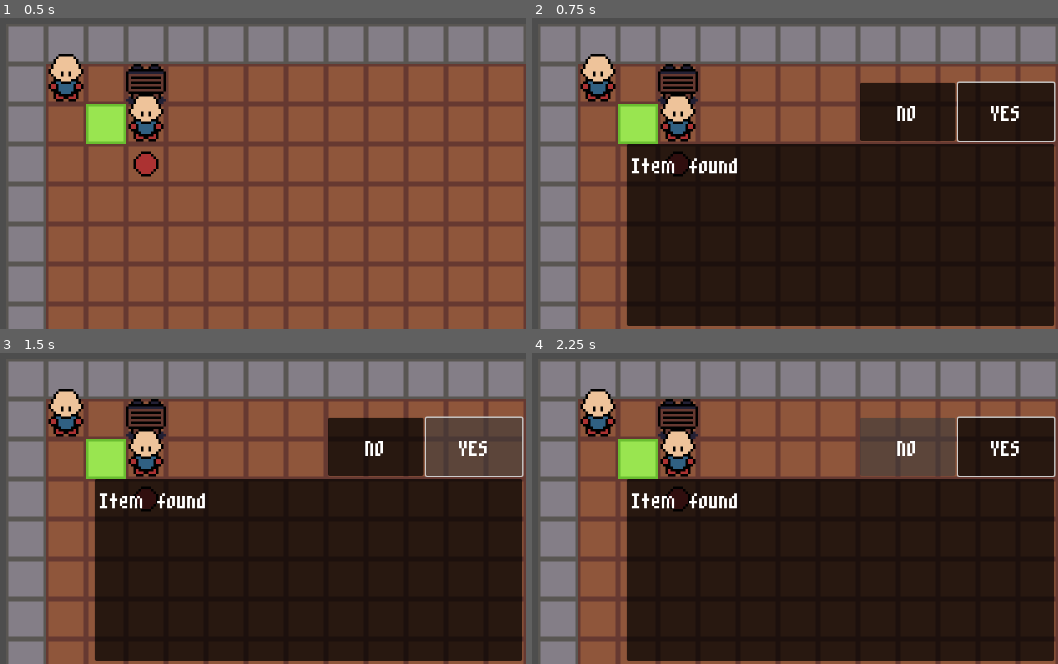
Above: before the commit, frames 1-4 (two rows, left to right).
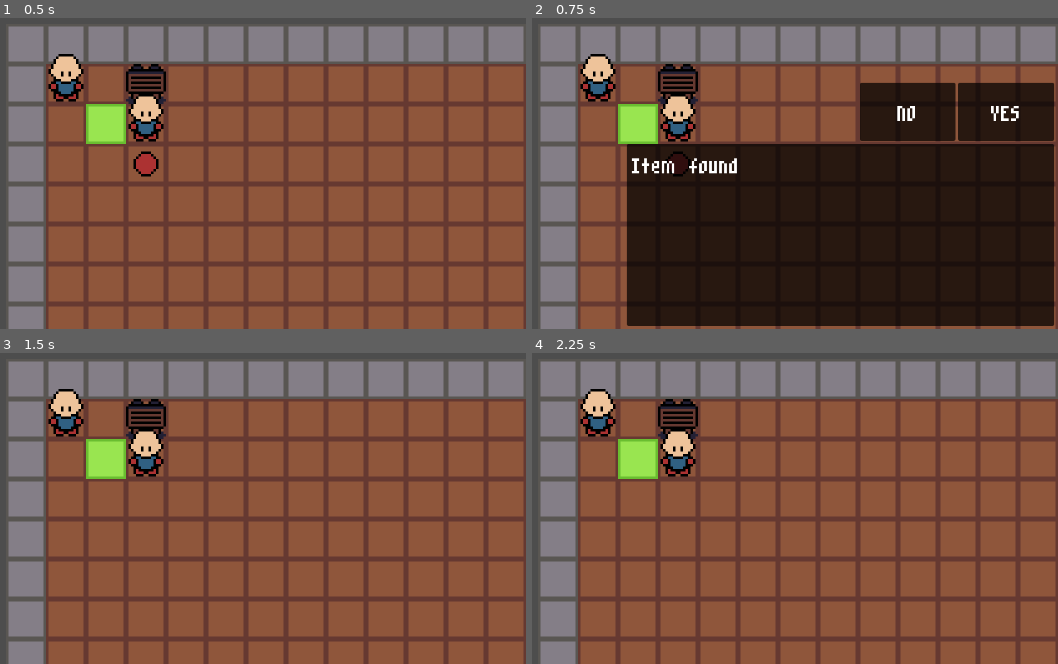
Above: after the commit, the same moments.

Repository: jevonsp/monster-tamer
Game: Godot game, scene res://main/main.tscn
Two runs of this game, one before a commit and one after it. Both use one fixed random seed, a clock stepped at 60 frames per second and the inputs below.
Inputs (mouse positions are in pixels of both pictures, inside the frame that each line leads up to):
- Up to frame 1 (0.5 s): no input
- Up to frame 2 (0.75 s): tap Enter at 0.5 s; move the mouse to (700, 101) at 0.52 s; hold W (up) from 0.53 s (still down); hold Space (yes) from 0.53 s (still down); click (700, 101) at 0.67 s
- Up to frame 3 (1.5 s): release W (up) at 1.25 s; release Space (yes) at 1.25 s; click "YES" at 1.25 s
- Up to frame 4 (2.25 s): click (905, 446) at 2 s, where only the run before the commit has a clickable "NO"

Frame 1 is identical in both runs. In frame 2, 0.3% of the frame differs, in the area x 80-100%, y 20-40%; in frame 3, 55%, in the area x 18-100%, y 20-100%; in frame 4, 55%.

Commit message:
Save point before NPC changes

Diff:
--- a/classes/TypeChart.gd
+++ b/classes/TypeChart.gd
@@ -7,27 +7,25 @@
 	GRASS,
 }
 
-static var efficacy: Dictionary = {
-	not_very = 0.5,
-	normal = 1.0,
-	super_effective = 2.0,
-}
+const NOT_VERY := 0.5
+const NORMAL := 1.0
+const SUPER_EFFECTIVE := 2.0
 
 static var type_chart: Dictionary = {
 	Type.FIRE: {
-		Type.FIRE: &"normal",
-		Type.WATER: &"not_very",
-		Type.GRASS: &"super_effective",
+		Type.FIRE: NORMAL,
+		Type.WATER: NOT_VERY,
+		Type.GRASS: SUPER_EFFECTIVE,
 	},
 	Type.WATER: {
-		Type.FIRE: &"super_effective",
-		Type.WATER: &"normal",
-		Type.GRASS: &"not_very",
+		Type.FIRE: SUPER_EFFECTIVE,
+		Type.WATER: NORMAL,
+		Type.GRASS: NOT_VERY,
 	},
 	Type.GRASS: {
-		Type.FIRE: &"not_very",
-		Type.WATER: &"super_effective",
-		Type.GRASS: &"normal",
+		Type.FIRE: NOT_VERY,
+		Type.WATER: SUPER_EFFECTIVE,
+		Type.GRASS: NORMAL,
 	},
 }
 
--- a/main/main.gd
+++ b/main/main.gd
@@ -6,8 +6,8 @@
 func _ready() -> void:
 	get_window().grab_focus()
 	get_window().size = Vector2i(1280, 720)
-	Input.set_mouse_mode(Input.MOUSE_MODE_HIDDEN)
-	Input.set_mouse_mode(Input.MOUSE_MODE_CAPTURED)
+	#Input.set_mouse_mode(Input.MOUSE_MODE_HIDDEN)
+	#Input.set_mouse_mode(Input.MOUSE_MODE_CAPTURED)
 	var monster = PISTOL_SHRIMP.set_up(1)
 	player.add(monster)
 
@@ -18,5 +18,6 @@
 
 
 func _input(event):
-	if event is InputEventMouse:
-		get_viewport().set_input_as_handled()
+	pass
+	#if event is InputEventMouse:
+		#get_viewport().set_input_as_handled()
--- a/main/main.tscn
+++ b/main/main.tscn
@@ -76,7 +76,9 @@
 
 [node name="NPC" parent="." unique_id=431393256 instance=ExtResource("8_67ri8")]
 position = Vector2(16, 16)
+direction = 4
 is_question = true
+facing_vec = Vector2(1, 0)
 
 [node name="NPCRespawnComponent" parent="NPC" unique_id=1019413968 instance=ExtResource("10_0i4oc")]
 
--- a/world_objects/interactable/npc/npc.gd
+++ b/world_objects/interactable/npc/npc.gd
@@ -1,7 +1,8 @@
 @tool
 class_name NPC
 extends CharacterBody2D
-enum Direction {UP, DOWN, LEFT, RIGHT}
+enum Direction {NONE, UP, DOWN, LEFT, RIGHT}
+const TILE_SIZE: int = 16
 @export var direction: Direction = Direction.DOWN:
 	set(value):
 		direction = value
@@ -10,7 +11,7 @@
 @export_multiline var dialogue: Array[String] = [""]
 @export var is_autocomplete: bool = false
 @export var is_question: bool = false
-@export var facing_dir: Vector2 = Vector2.DOWN
+@export var facing_vec: Vector2 = Vector2.DOWN
 @onready var animation_player: AnimationPlayer = $AnimationPlayer
 var components: Array[NPCComponent] = []
 
@@ -55,13 +56,13 @@
 
 func _turn_to_body(body: CharacterBody2D) -> void:
 	var dir = (body.global_position - global_position).normalized()
-	if dir == get_vector():
+	if dir == _vector_from_dir(direction):
 		return
-	_turn_to_dir(dir)
+	_turn_to_vec(dir)
 
 
-func _turn_to_dir(dir: Vector2) -> void:
-	match dir:
+func _turn_to_vec(vec: Vector2) -> void:
+	match vec:
 		Vector2.UP:
 			animation_player.play("TurnUp")
 			direction = Direction.UP
@@ -74,10 +75,34 @@
 		Vector2.RIGHT:
 			animation_player.play("TurnRight")
 			direction = Direction.RIGHT
+	facing_vec = _vector_from_dir(direction)
+	print("would turn to %s" % [facing_vec])
+	await animation_player.animation_finished
 
 
-func get_vector() -> Vector2:
-	match direction:
+func _walk_to_tile(pos: Vector2) -> void:
+	var vec = (pos - global_position)
+	var dir = Direction.keys()[_direction_from_vector(vec.normalized())]
+	var count: int
+	if abs(vec.x) > 0:
+		count = abs(int(vec.x / TILE_SIZE))
+	else:
+		count = abs(int(vec.y / TILE_SIZE))
+	if not _is_facing(vec.normalized()):
+		await _turn_to_vec(vec.normalized())
+	_walk_tiles(dir, count)
+
+
+func _walk_tiles(dir, count) -> void:
+	print("%s tile in %s direction" % [count, dir])
+
+
+func _is_facing(dir: Vector2) -> bool:
+	return _vector_from_dir(direction) == dir
+
+
+func _vector_from_dir(dir: Direction) -> Vector2:
+	match dir:
 		Direction.UP:
 			return Vector2.UP
 		Direction.DOWN:
@@ -88,6 +113,20 @@
 			return Vector2.RIGHT
 		_:
 			return Vector2.ZERO
+
+
+func _direction_from_vector(vector: Vector2) -> Direction:
+	match vector:
+		Vector2.UP:
+			return Direction.UP
+		Vector2.DOWN:
+			return Direction.DOWN
+		Vector2.LEFT:
+			return Direction.LEFT
+		Vector2.RIGHT:
+			return Direction.RIGHT
+		_:
+			return Direction.NONE
 
 
 func _say_dialogue(d: Array[String] = [""], autocomplete = null, question = null) -> void:
@@ -101,3 +140,23 @@
 	var player = get_tree().get_first_node_in_group("player")
 	for c in components:
 		c.trigger(player)
+
+
+func _on_left_pressed() -> void:
+	var tar = global_position + Vector2(-TILE_SIZE, 0)
+	_walk_to_tile(tar)
+
+
+func _on_right_pressed() -> void:
+	var tar = global_position + Vector2(TILE_SIZE, 0)
+	_walk_to_tile(tar)
+
+
+func _on_up_pressed() -> void:
+	var tar = global_position + Vector2(0, -TILE_SIZE)
+	_walk_to_tile(tar)
+
+
+func _on_down_pressed() -> void:
+	var tar = global_position + Vector2(0, TILE_SIZE)
+	_walk_to_tile(tar)
--- a/world_objects/interactable/npc/npc.tscn
+++ b/world_objects/interactable/npc/npc.tscn
@@ -394,6 +394,126 @@
 &"WalkUp": SubResource("Animation_kb6p2")
 }
 
+[sub_resource type="AnimationNodeAnimation" id="AnimationNodeAnimation_vb6mh"]
+animation = &"IdleDown"
+
+[sub_resource type="AnimationNodeAnimation" id="AnimationNodeAnimation_3l580"]
+animation = &"IdleUp"
+
+[sub_resource type="AnimationNodeAnimation" id="AnimationNodeAnimation_ihykk"]
+animation = &"IdleLeft"
+
+[sub_resource type="AnimationNodeAnimation" id="AnimationNodeAnimation_3dqs0"]
+animation = &"IdleRight"
+
+[sub_resource type="AnimationNodeBlendSpace2D" id="AnimationNodeBlendSpace2D_g6k8r"]
+blend_point_0/node = SubResource("AnimationNodeAnimation_vb6mh")
+blend_point_0/pos = Vector2(0, 1)
+blend_point_1/node = SubResource("AnimationNodeAnimation_3l580")
+blend_point_1/pos = Vector2(0, -1)
+blend_point_2/node = SubResource("AnimationNodeAnimation_ihykk")
+blend_point_2/pos = Vector2(-1, 0)
+blend_point_3/node = SubResource("AnimationNodeAnimation_3dqs0")
+blend_point_3/pos = Vector2(1, 0)
+blend_mode = 1
+
+[sub_resource type="AnimationNodeBlendSpace2D" id="AnimationNodeBlendSpace2D_boad6"]
+
+[sub_resource type="AnimationNodeAnimation" id="AnimationNodeAnimation_du8rd"]
+animation = &"TurnLeft"
+
+[sub_resource type="AnimationNodeAnimation" id="AnimationNodeAnimation_2xj3p"]
+animation = &"TurnRight"
+
+[sub_resource type="AnimationNodeAnimation" id="AnimationNodeAnimation_qlwsg"]
+animation = &"TurnUp"
+
+[sub_resource type="AnimationNodeAnimation" id="AnimationNodeAnimation_514qu"]
+animation = &"TurnDown"
+
+[sub_resource type="AnimationNodeBlendSpace2D" id="AnimationNodeBlendSpace2D_rgyib"]
+blend_point_0/node = SubResource("AnimationNodeAnimation_du8rd")
+blend_point_0/pos = Vector2(-1, 0)
+blend_point_1/node = SubResource("AnimationNodeAnimation_2xj3p")
+blend_point_1/pos = Vector2(1, 0)
+blend_point_2/node = SubResource("AnimationNodeAnimation_qlwsg")
+blend_point_2/pos = Vector2(0, -1)
+blend_point_3/node = SubResource("AnimationNodeAnimation_514qu")
+blend_point_3/pos = Vector2(0, 1)
+
+[sub_resource type="AnimationNodeAnimation" id="AnimationNodeAnimation_uo82y"]
+animation = &"WalkDown"
+
+[sub_resource type="AnimationNodeAnimation" id="AnimationNodeAnimation_wrqyr"]
+animation = &"WalkUp"
+
+[sub_resource type="AnimationNodeAnimation" id="AnimationNodeAnimation_vi6t5"]
+animation = &"WalkLeft"
+
+[sub_resource type="AnimationNodeAnimation" id="AnimationNodeAnimation_onged"]
+animation = &"WalkRight"
+
+[sub_resource type="AnimationNodeBlendSpace2D" id="AnimationNodeBlendSpace2D_hg6s5"]
+blend_point_0/node = SubResource("AnimationNodeAnimation_uo82y")
+blend_point_0/pos = Vector2(0, 1)
+blend_point_1/node = SubResource("AnimationNodeAnimation_wrqyr")
+blend_point_1/pos = Vector2(0, -1)
+blend_point_2/node = SubResource("AnimationNodeAnimation_vi6t5")
+blend_point_2/pos = Vector2(-1, 0)
+blend_point_3/node = SubResource("AnimationNodeAnimation_onged")
+blend_point_3/pos = Vector2(1, 0)
+
+[sub_resource type="AnimationNodeStateMachineTransition" id="AnimationNodeStateMachineTransition_8t03j"]
+advance_mode = 2
+
+[sub_resource type="AnimationNodeStateMachineTransition" id="AnimationNodeStateMachineTransition_2ieo8"]
+advance_mode = 0
+
+[sub_resource type="AnimationNodeStateMachineTransition" id="AnimationNodeStateMachineTransition_ebec5"]
+advance_mode = 0
+
+[sub_resource type="AnimationNodeStateMachineTransition" id="AnimationNodeStateMachineTransition_yllr7"]
+
+[sub_resource type="AnimationNodeStateMachineTransition" id="AnimationNodeStateMachineTransition_kb6p2"]
+advance_mode = 0
+
+[sub_resource type="AnimationNodeStateMachineTransition" id="AnimationNodeStateMachineTransition_wodsf"]
+advance_mode = 0
+
+[sub_resource type="AnimationNodeStateMachineTransition" id="AnimationNodeStateMachineTransition_32hag"]
+advance_mode = 0
+
+[sub_resource type="AnimationNodeStateMachineTransition" id="AnimationNodeStateMachineTransition_tqiix"]
+advance_mode = 0
+
+[sub_resource type="AnimationNodeStateMachineTransition" id="AnimationNodeStateMachineTransition_e7oew"]
+advance_mode = 0
+
+[sub_resource type="AnimationNodeStateMachineTransition" id="AnimationNodeStateMachineTransition_c35mf"]
+advance_mode = 0
+
+[sub_resource type="AnimationNodeStateMachineTransition" id="AnimationNodeStateMachineTransition_65viv"]
+advance_mode = 0
+
+[sub_resource type="AnimationNodeStateMachineTransition" id="AnimationNodeStateMachineTransition_x7c3f"]
+advance_mode = 0
+
+[sub_resource type="AnimationNodeStateMachineTransition" id="AnimationNodeStateMachineTransition_bjvpn"]
+advance_mode = 0
+
+[sub_resource type="AnimationNodeStateMachine" id="AnimationNodeStateMachine_jh6rw"]
+states/End/position = Vector2(785, 124)
+states/Idle/node = SubResource("AnimationNodeBlendSpace2D_g6k8r")
+states/Idle/position = Vector2(350.5, 54.5)
+states/Jump/node = SubResource("AnimationNodeBlendSpace2D_boad6")
+states/Jump/position = Vector2(644.5, 199.5)
+states/Start/position = Vector2(212, 124)
+states/Turn/node = SubResource("AnimationNodeBlendSpace2D_rgyib")
+states/Turn/position = Vector2(350.5, 199.5)
+states/Walk/node = SubResource("AnimationNodeBlendSpace2D_hg6s5")
+states/Walk/position = Vector2(644.5, 54.5)
+transitions = ["Start", "Idle", SubResource("AnimationNodeStateMachineTransition_8t03j"), "Idle", "Turn", SubResource("AnimationNodeStateMachineTransition_2ieo8"), "Turn", "Idle", SubResource("AnimationNodeStateMachineTransition_ebec5"), "Idle", "Jump", SubResource("AnimationNodeStateMachineTransition_yllr7"), "Jump", "Idle", SubResource("AnimationNodeStateMachineTransition_kb6p2"), "Turn", "Jump", SubResource("AnimationNodeStateMachineTransition_wodsf"), "Jump", "Turn", SubResource("AnimationNodeStateMachineTransition_32hag"), "Idle", "Walk", SubResource("AnimationNodeStateMachineTransition_tqiix"), "Jump", "Walk", SubResource("AnimationNodeStateMachineTransition_e7oew"), "Walk", "Idle", SubResource("AnimationNodeStateMachineTransition_c35mf"), "Walk", "Jump", SubResource("AnimationNodeStateMachineTransition_65viv"), "Turn", "Walk", SubResource("AnimationNodeStateMachineTransition_x7c3f"), "Walk", "Turn", SubResource("AnimationNodeStateMachineTransition_bjvpn")]
+
 [node name="NPC" type="CharacterBody2D" unique_id=431393256 groups=["interactable"]]
 collision_layer = 8
 script = ExtResource("1_nhy3c")
@@ -403,12 +523,61 @@
 position = Vector2(8, 8)
 shape = SubResource("RectangleShape2D_gfcum")
 
-[node name="Sprite2D" type="Sprite2D" parent="." unique_id=404050716]
+[node name="Sprite2D" type="Sprite2D" parent="." unique_id=1598010124]
 position = Vector2(8, 8)
 texture = ExtResource("1_2xp5l")
 offset = Vector2(0, -4)
 hframes = 3
 vframes = 3
 
-[node name="AnimationPlayer" type="AnimationPlayer" parent="." unique_id=409434824]
-libraries/ = SubResource("AnimationLibrary_nhy3c")
+[node name="AnimationPlayer" type="AnimationPlayer" parent="." unique_id=763466347]
+libraries/ = SubResource("AnimationLibrary_e0slm")
+
+[node name="AnimationTree" type="AnimationTree" parent="." unique_id=566667100]
+tree_root = SubResource("AnimationNodeStateMachine_jh6rw")
+anim_player = NodePath("../AnimationPlayer")
+parameters/Idle/blend_position = Vector2(0, 0.9482758)
+parameters/Jump/blend_position = Vector2(0, 0)
+parameters/Turn/blend_position = Vector2(0, 0)
+parameters/Walk/blend_position = Vector2(0.071542144, -0.09482753)
+
+[node name="CanvasLayer" type="CanvasLayer" parent="." unique_id=880382688]
+visible = false
+
+[node name="HBoxContainer" type="GridContainer" parent="CanvasLayer" unique_id=893009571]
+offset_right = 384.0
+offset_bottom = 128.0
+columns = 2
+
+[node name="Left" type="Button" parent="CanvasLayer/HBoxContainer" unique_id=247707689]
+custom_minimum_size = Vector2(124, 0)
+layout_mode = 2
+size_flags_horizontal = 3
+size_flags_vertical = 3
+text = "L"
+
+[node name="Right" type="Button" parent="CanvasLayer/HBoxContainer" unique_id=2056794253]
+custom_minimum_size = Vector2(124, 0)
+layout_mode = 2
+size_flags_horizontal = 3
+size_flags_vertical = 3
+text = "R"
+
+[node name="Up" type="Button" parent="CanvasLayer/HBoxContainer" unique_id=1446077806]
+custom_minimum_size = Vector2(124, 0)
+layout_mode = 2
+size_flags_horizontal = 3
+size_flags_vertical = 3
+text = "U"
+
+[node name="Down" type="Button" parent="CanvasLayer/HBoxContainer" unique_id=1473261508]
+custom_minimum_size = Vector2(124, 0)
+layout_mode = 2
+size_flags_horizontal = 3
+size_flags_vertical = 3
+text = "D"
+
+[connection signal="pressed" from="CanvasLayer/HBoxContainer/Left" to="." method="_on_left_pressed"]
+[connection signal="pressed" from="CanvasLayer/HBoxContainer/Right" to="." method="_on_right_pressed"]
+[connection signal="pressed" from="CanvasLayer/HBoxContainer/Up" to="." method="_on_up_pressed"]
+[connection signal="pressed" from="CanvasLayer/HBoxContainer/Down" to="." method="_on_down_pressed"]
Not shown: 1 places in player/player.tscn that only renumber resources
Not shown: 1 places in world_objects/interactable/npc/npc.tscn that only renumber resources
